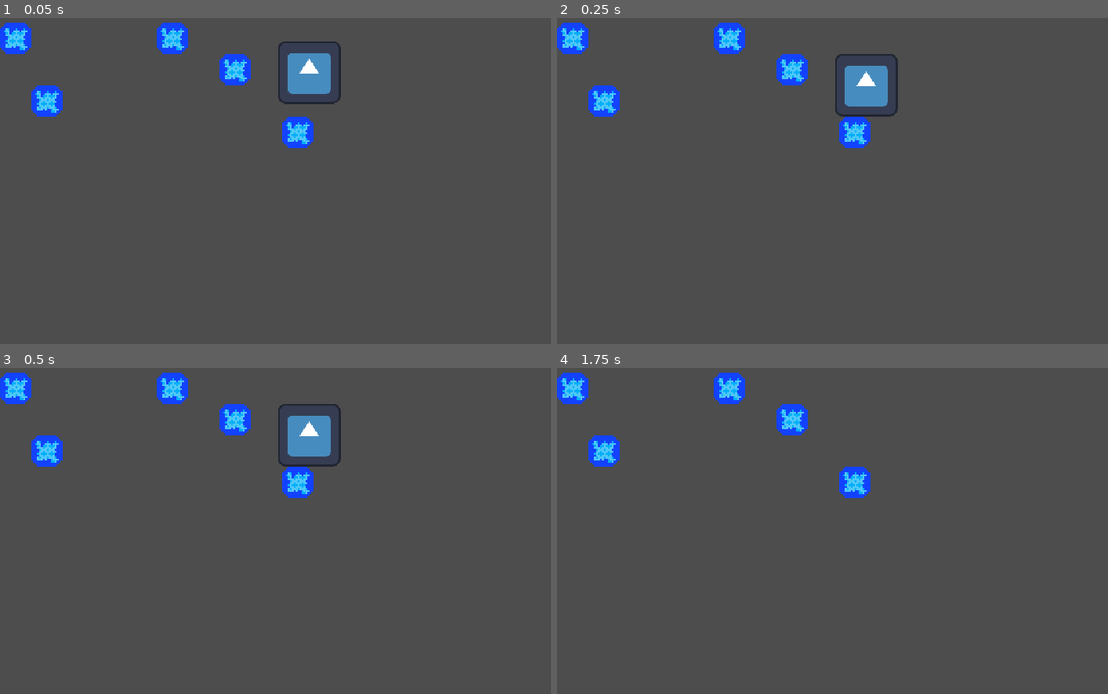
Above: before the commit, frames 1-4 (two rows, left to right).
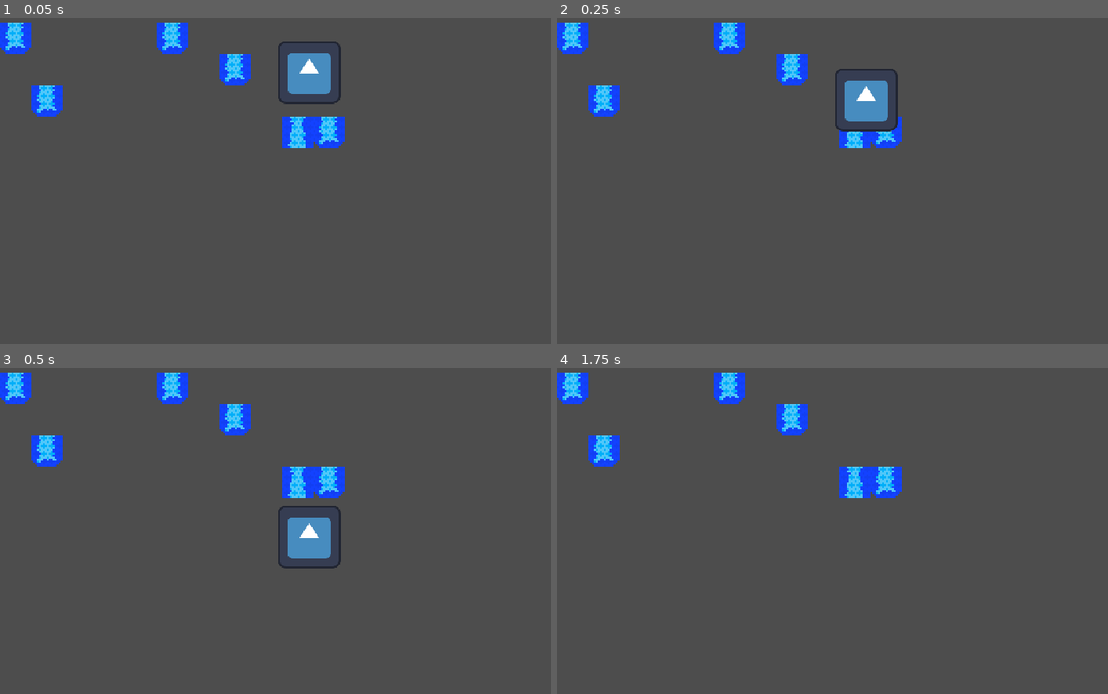
Above: after the commit, the same moments.

Repository: SwiftDust/console
Game: Godot game, scene res://World/procedural_gen_testing.tscn
Same seed, same stepped clock (60 frames per second), same inputs: the game is played once before the commit and once after it. This scene is started directly instead of the project's main scene. The engine's default icon, where the game draws it, is replaced by a stand-in: a white triangle on a blue panel in a dark square.
Inputs:
- Up to frame 1 (0.05 s): no input
- Up to frame 2 (0.25 s): no input
- Up to frame 3 (0.5 s): no input
- Up to frame 4 (1.75 s): tap Enter at 0.5 s; hold D (tilt_right) from 0.53 s (still down); tap Alt at 0.6 s; tap Space (jump) at 0.77, 1.52 s; tap Shift at 1.35 s

The runs differ from the first frame. In frame 1, 1.3% of the frame differs, in the area x 0-63%, y 1-40%; in frame 2, 2.2%; in frame 3, 3.8%, in the area x 0-63%, y 1-62%; in frame 4, 1.3%.

Commit message:
progress

Diff:
--- a/game/World/procedural_gen_testing.gd
+++ b/game/World/procedural_gen_testing.gd
@@ -47,8 +47,45 @@
 			print(platform_position)
 			print(platform_position["x"])
 
+		var tile_left =  Vector2i(7, 4)
+		var tile_middle = Vector2i(7, 5)
+		var tile_right = Vector2i(7, 6)
+		var tiles = [tile_left, tile_middle, tile_right]
 
-		# idk why this took me so long
-		var tile_position: Vector2 = Vector2(platform_position["x"], platform_position["y"])
-		var cell_coords: Vector2i = ground.local_to_map(tile_position)
-		ground.set_cell(cell_coords, 2, Vector2i(9, 5))
+		var left_tile_x = platform_position["x"] - 1
+		#print(platform_position["x"])
+		#print(left_tile_x)
+
+		var left_tile_position: Vector2 = Vector2(platform_position["x"] - 1, platform_position["y"])
+		var middle_tile_position: Vector2 = Vector2(platform_position["x"], platform_position["y"])
+		var right_tile_position: Vector2 = Vector2(platform_position["x"] + 1, platform_position["y"])
+
+		print(left_tile_position)
+		print(middle_tile_position)
+		print(right_tile_position)
+		var left_cell_coords: Vector2i = ground.local_to_map(left_tile_position)
+		var middle_cell_coords: Vector2i = ground.local_to_map(middle_tile_position)
+		var right_cell_coords: Vector2i = ground.local_to_map(right_tile_position)
+
+
+		for tile in tiles:
+			print("left cell coords" + str(left_cell_coords))
+			print("middle cell coords" + str(middle_cell_coords))
+			print("right cell coords" + str(right_cell_coords))
+			match tile:
+				tile_left:
+					print("tile left set")
+					print(left_cell_coords)
+					ground.set_cell(left_cell_coords, 2, tile)
+				tile_middle:
+					print("tile middle set")
+					print(middle_cell_coords)
+					ground.set_cell(middle_cell_coords, 2, tile)
+				tile_right:
+					print("tile right set")
+					print(right_cell_coords)
+					ground.set_cell(right_cell_coords, 2, tile)
+
+			# the coords are going to be different
+
+		#ground.set_cell(cell_coords, 2, Vector2i(9, 5), 2)
--- a/game/World/procedural_gen_testing.tscn
+++ b/game/World/procedural_gen_testing.tscn
@@ -8,10 +8,6 @@
 [sub_resource type="TileSetAtlasSource" id="TileSetAtlasSource_28nu2"]
 texture = ExtResource("1_ca8h2")
 texture_region_size = Vector2i(32, 32)
-18:10/0 = 0
-19:10/0 = 0
-18:11/0 = 0
-19:11/0 = 0
 5:6/0 = 0
 4:6/0 = 0
 3:6/0 = 0
@@ -21,9 +17,18 @@
 5:4/0 = 0
 4:4/0 = 0
 3:4/0 = 0
+7:4/next_alternative_id = 5
 7:4/0 = 0
+7:4/3 = 3
+7:4/3/transpose = true
+7:5/next_alternative_id = 3
 7:5/0 = 0
+7:5/2 = 2
+7:5/2/transpose = true
+7:6/next_alternative_id = 3
 7:6/0 = 0
+7:6/2 = 2
+7:6/2/transpose = true
 9:5/0 = 0
 9:5/0/physics_layer_0/polygon_0/points = PackedVector2Array(-16, -16, 16, -16, 16, 16, -16, 16)
 
